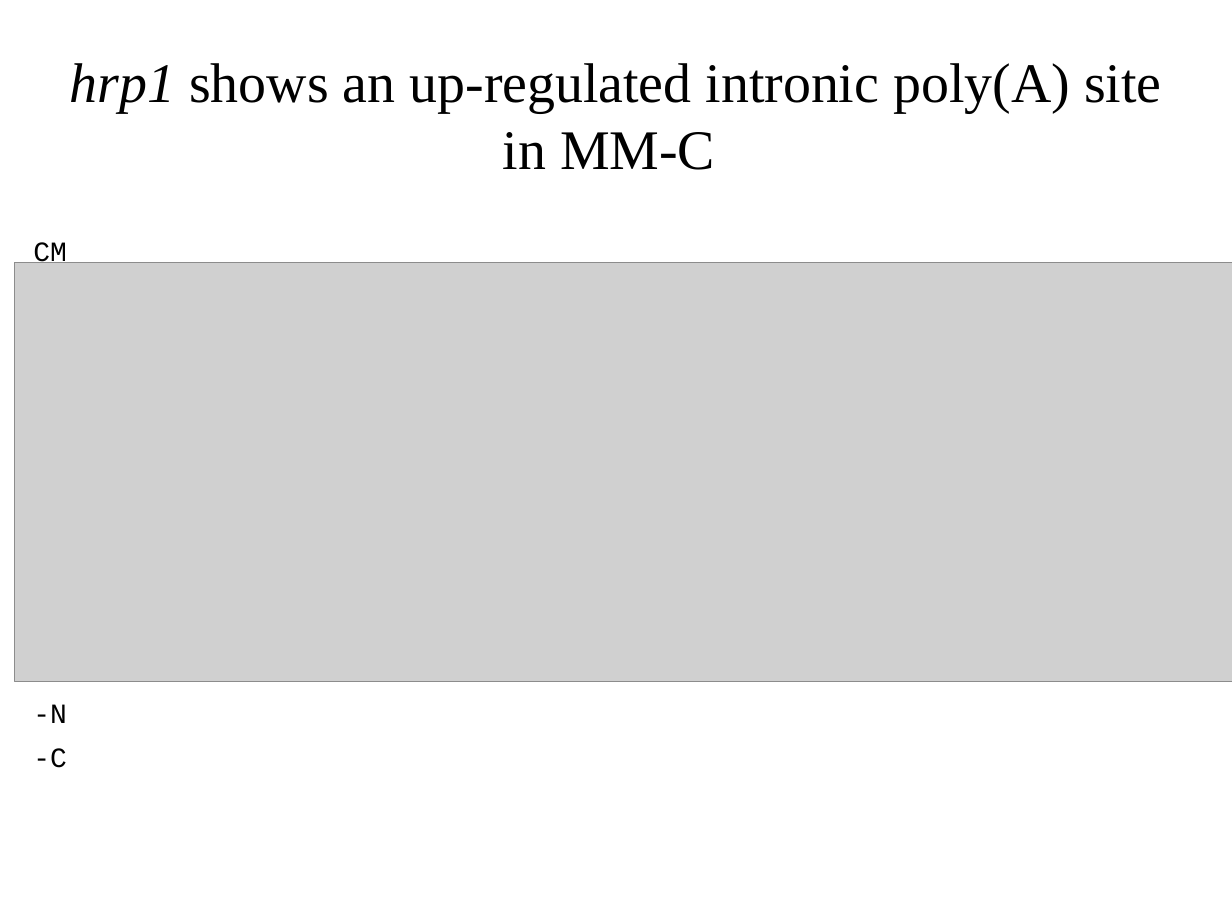
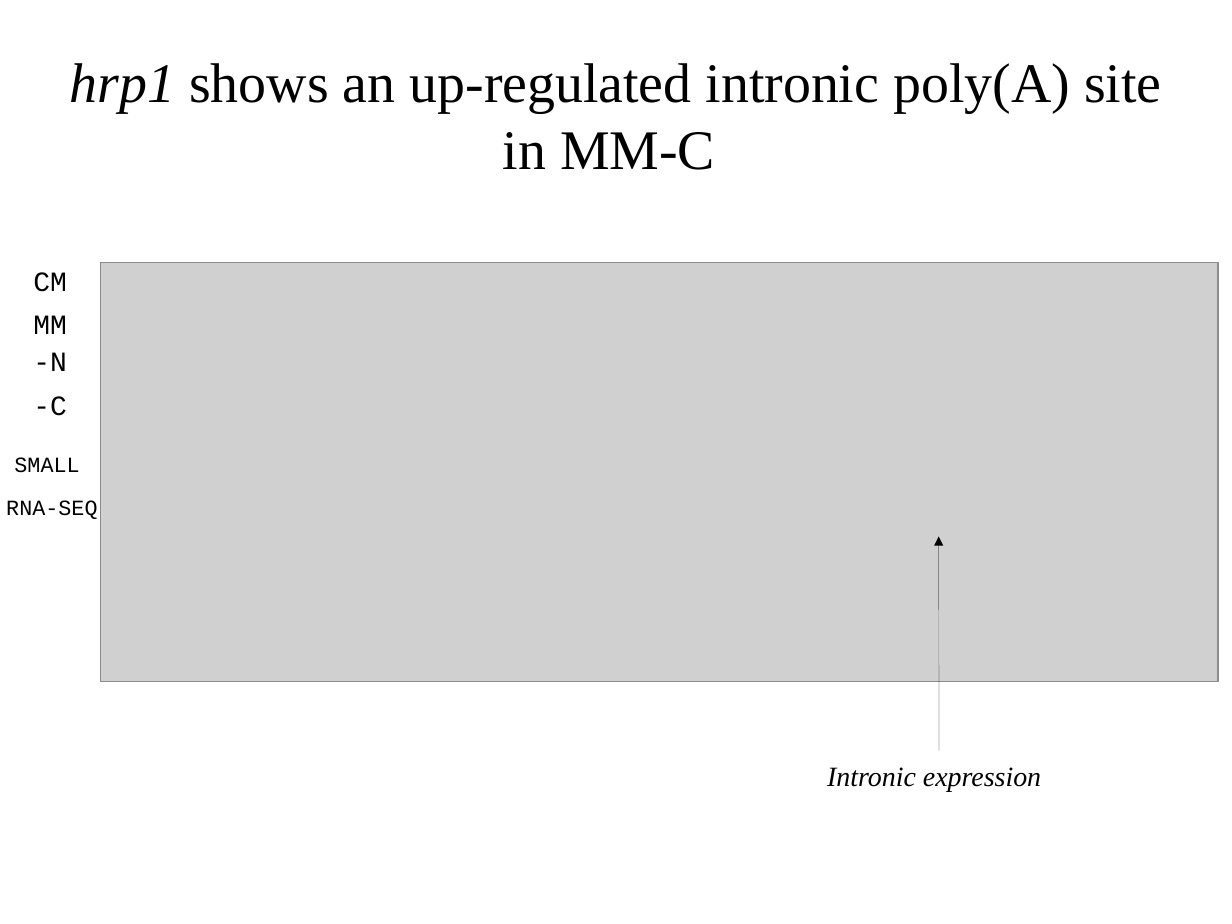
Before and after one commit to wilkinsonlab/m-oryzae-polya, a slide deck: slide 30 of doc/oryzae_presentation.odp. Drawn at 1232x924 pixels with LibreOffice and Linux fonts; fonts in the diff are those of the drawing; grey boxes stand for pictures. Boxes give left, top, right and bottom in pixels: in the first picture for what was removed or moved away, otherwise in the second. Text is boxed around its words. In the diff, an @@ line names an element or a change of style, - is before the commit and + after.

```diff
--- a/doc/oryzae_presentation.odp
+++ b/doc/oryzae_presentation.odp
@@ text "CM": place and size @@
-text "CM" at bbox=[33, 241, 67, 263]
+text "CM" at bbox=[33, 272, 67, 292]
@@ picture: place and size @@
-picture at bbox=[15, 263, 1232, 682]
+picture at bbox=[101, 263, 1219, 682]
@@ text "MM" rewrapped from bbox=[33, 681, 67, 686] to bbox=[33, 315, 67, 334] @@
@@ text "-N": place and size @@
-text "-N" at bbox=[33, 704, 67, 723]
+text "-N" at bbox=[33, 352, 67, 371]
@@ text "-C": place and size @@
-text "-C" at bbox=[33, 748, 67, 768]
+text "-C" at bbox=[33, 396, 67, 416]
@@ text added at bbox=[14, 457, 79, 473], 14 pt, text #000000 @@
+SMALL
@@ text added at bbox=[6, 500, 97, 519], 14 pt, text #000000 @@
+RNA-SEQ
@@ arrow added from (939, 751) to (939, 537), #000000 0 pt @@
@@ text added at bbox=[827, 767, 1041, 792], 18 pt, text #000000, italic @@
+Intronic expression
```
Also in this commit, not shown: 1 other slide changed, 1 other file.
